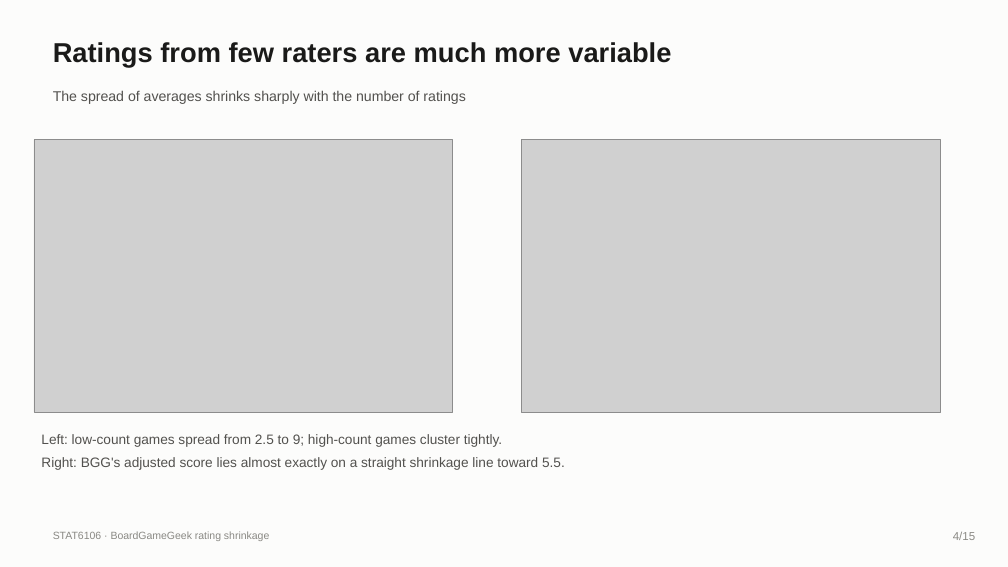
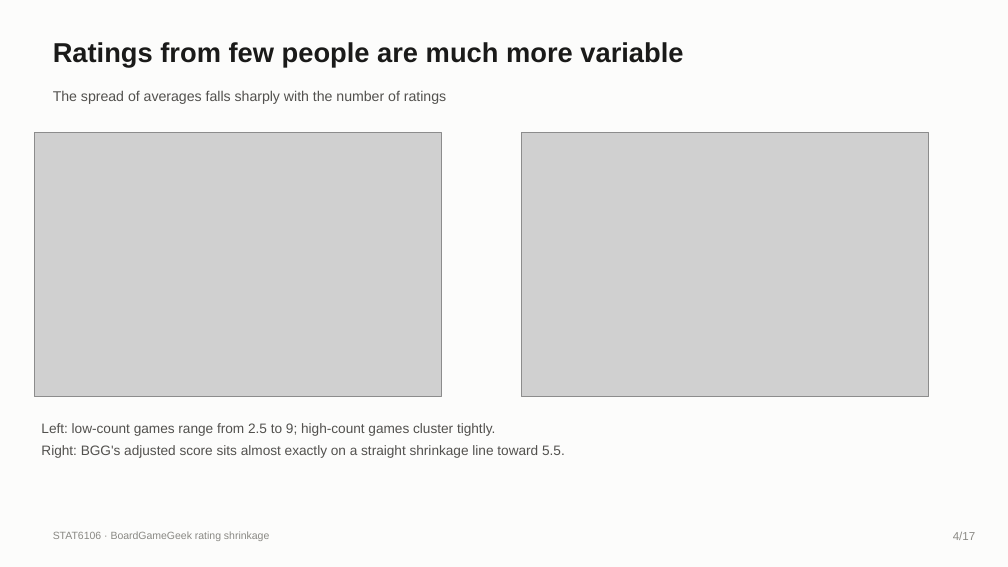
Before and after one commit to iwanttosleeeep/bayesian-boardgame-ratings, a slide deck: slide 4 of slides/Group_deck_draft.pptx. Drawn at 1008x567 pixels with LibreOffice and Linux fonts; fonts in the diff are those of the drawing; grey boxes stand for pictures. Boxes give left, top, right and bottom in pixels: in the first picture for what was removed or moved away, otherwise in the second. Text is boxed around its words. In the diff, an @@ line names an element or a change of style, - is before the commit and + after.

```diff
--- a/slides/Group_deck_draft.pptx
+++ b/slides/Group_deck_draft.pptx
@@ text at [53, 42, 683, 67]: text changed @@
-Ratings from few raters are much more variable
+Ratings from few people are much more variable
@@ text at [53, 90, 446, 104]: text changed @@
-The spread of averages shrinks sharply with the number of ratings
+The spread of averages falls sharply with the number of ratings
@@ picture: place and size @@
-picture at [34, 140, 453, 412]
+picture at [34, 132, 441, 397]
@@ picture: place and size @@
-picture at [522, 140, 941, 412]
+picture at [522, 132, 929, 397]
@@ text at [41, 423, 565, 458]: text changed @@
-Left: low-count games spread from 2.5 to 9; high-count games cluster tightly.
-Right: BGG's adjusted score lies almost exactly on a straight shrinkage line toward 5.5.
+Left: low-count games range from 2.5 to 9; high-count games cluster tightly.
+Right: BGG's adjusted score sits almost exactly on a straight shrinkage line toward 5.5.
@@ text at [953, 532, 975, 540]: text changed @@
-4/15
+4/17
```
Also in this commit, not shown: 8 other slides changed, 7 slides added, 5 slides removed, 2 other files.
